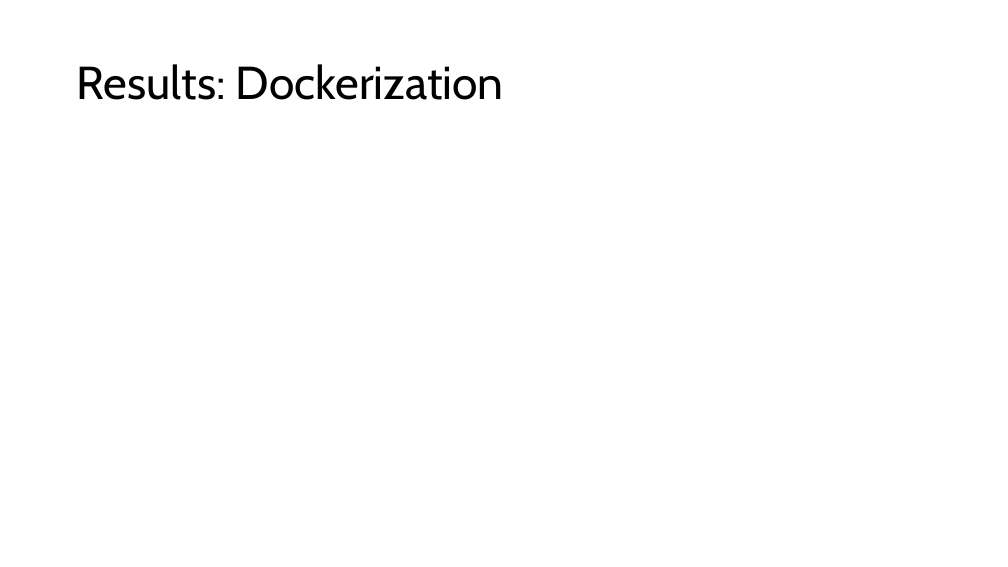
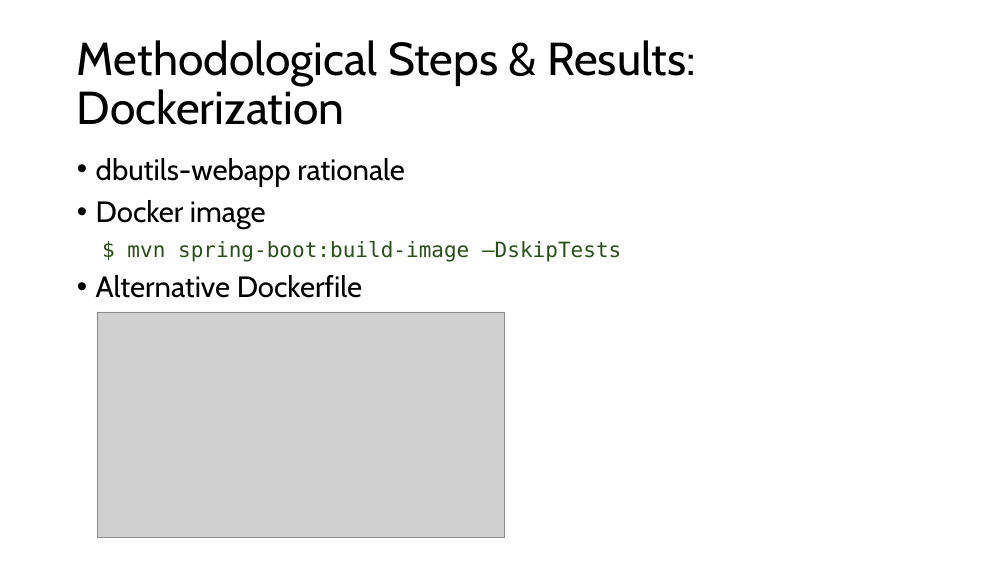
Before and after one commit to Erasmus-In-Salerno/presentation, a slide deck: slide 24 of Presentation_Sof_Dep_Project.pptx (slide 11 before the commit). Drawn at 1008x567 pixels with LibreOffice and Linux fonts; fonts in the diff are those of the drawing; grey boxes stand for pictures. Boxes give left, top, right and bottom in pixels: in the first picture for what was removed or moved away, otherwise in the second. Text is boxed around its words. In the diff, an @@ line names an element or a change of style, - is before the commit and + after.

```diff
--- a/Presentation_Sof_Dep_Project.pptx
+++ b/Presentation_Sof_Dep_Project.pptx
@@ title at box(77, 40, 696, 125): text changed @@
-Results: Dockerization
+Methodological Steps & Results: Dockerization
@@ text added at box(96, 158, 621, 298), 28 pt, text #000000 @@
+• dbutils-webapp rationale
+• Docker image
+$ mvn spring-boot:build-image –DskipTests
+• Alternative Dockerfile
@@ picture added at box(98, 312, 504, 538) @@
```
Also in this commit, not shown: 15 other slides changed, 20 slides added, 2 slides removed.
